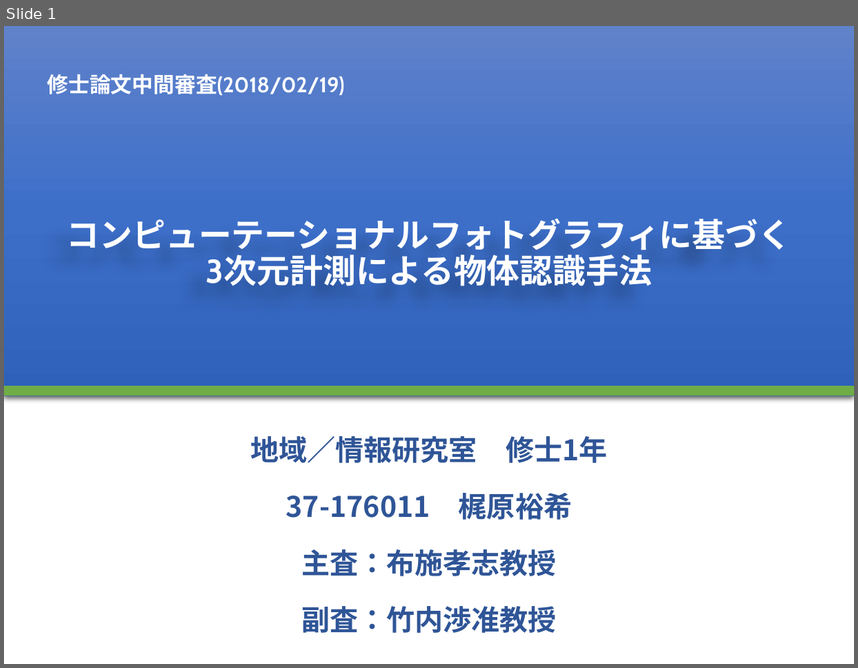
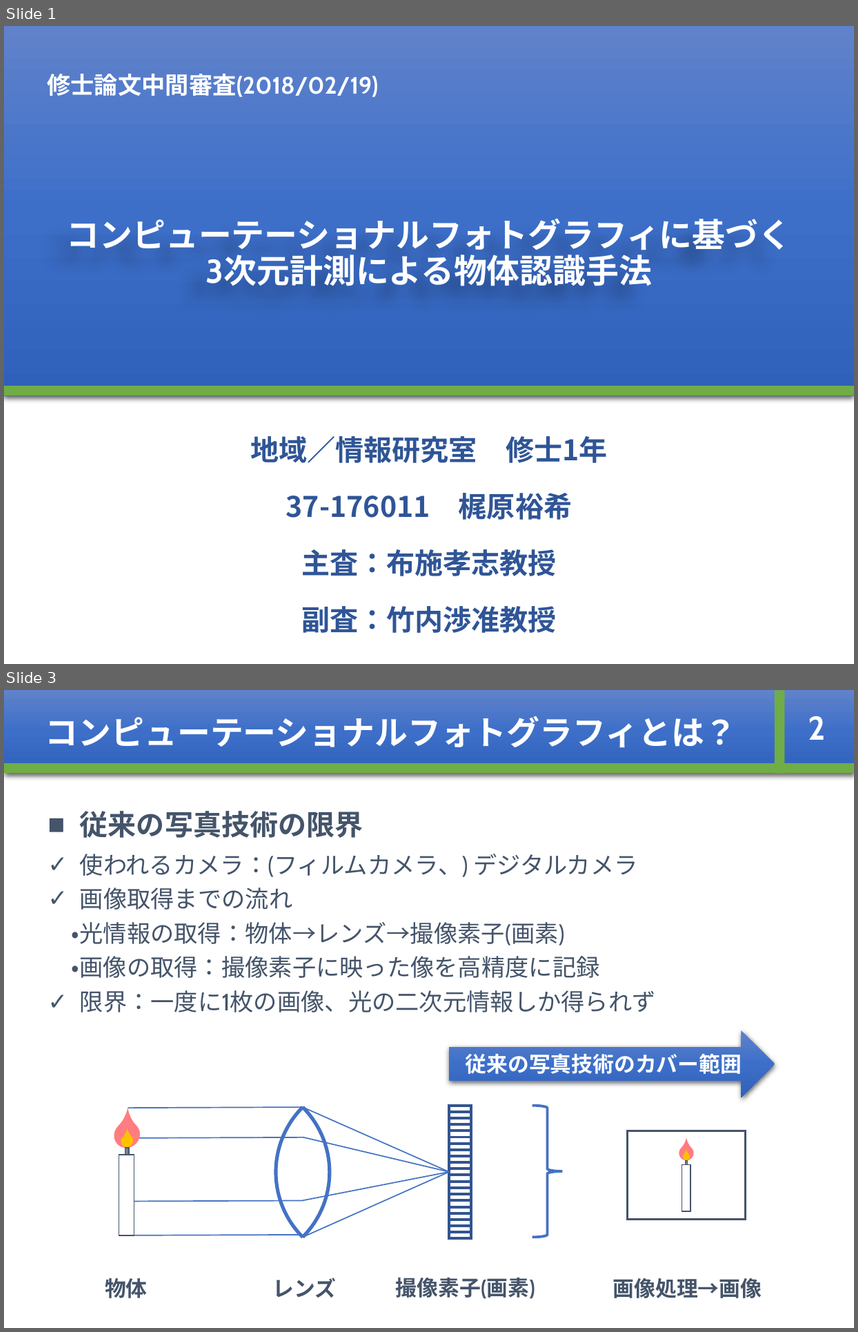
Before and after one commit to whcitizen/citizen_thesis, a slide deck: 03_mid_presentation/mid-presentation_20180219.pptx. Shown one above the other, each under a label of ours: slide 1 before the commit, slides 1 and 3 after it; the slides between them are not shown. The pictures are 858x668 and 858x1332 pixels, drawn with LibreOffice and Linux fonts; fonts in the diff are those of the drawing. Boxes give left, top, right and bottom in pixels: in the first picture for what was removed or moved away, otherwise in the second. Text is boxed around its words. In the diff, an @@ line names an element or a change of style, - is before the commit and + after.

Commit message:
180215 15:30
中間発表資料を大幅更新

```diff
--- a/03_mid_presentation/mid-presentation_20180219.pptx
+++ b/03_mid_presentation/mid-presentation_20180219.pptx
@@ slide 3 added at (x1=4, y1=690, x2=854, y2=1328), background #FFFFFF @@
@@ rectangle added at (x1=4, y1=690, x2=854, y2=773), fill gradient #6183CB to #3E70CA to #3062BB, 28 pt, text #FFFFFF, bold @@
+コンピューテーショナルフォトグラフィとは？
@@ rectangle added at (x1=775, y1=690, x2=785, y2=773), fill #70AD47 @@
@@ text added at (x1=808, y1=716, x2=825, y2=740), 28 pt, text #FFFFFF, bold @@
+2
@@ rectangle added at (x1=4, y1=763, x2=854, y2=773), fill #70AD47 @@
@@ text added at (x1=72, y1=811, x2=656, y2=1012), 20 pt, text #44546A @@
+■ 従来の写真技術の限界
+✓ 使われるカメラ：(フィルムカメラ、) デジタルカメラ
+✓ 画像取得までの流れ
+・光情報の取得：物体→レンズ→撮像素子(画素)
+・画像の取得：撮像素子に映った像を高精度に記録
+✓ 限界：一度に1枚の画像、光の二次元情報しか得られず
@@ right arrow added at (x1=450, y1=1030, x2=775, y2=1097), fill gradient #6183CB to #3E70CA to #3062BB, 18 pt, text #FFFFFF, bold @@
+従来の写真技術のカバー範囲
@@ arc (boxed as its full ellipse) added at (x1=108, y1=1042, x2=368, y2=1302), outline #4472C4 3 pt @@
@@ arc (boxed as its full ellipse) added at (x1=238, y1=1042, x2=497, y2=1302), outline #4472C4 3 pt @@
@@ line added from (302, 1107) to (128, 1107), #4472C4 1 pt @@
@@ line added from (302, 1107) to (450, 1171), #4472C4 1 pt @@
@@ right brace added at (x1=532, y1=1105, x2=562, y2=1236), outline #4472C4 2.25 pt @@
@@ group added at (x1=108, y1=1116, x2=145, y2=1235): 2 rectangles, 2 teardrops @@
@@ line added from (302, 1137) to (128, 1138), #4472C4 1 pt @@
@@ line added from (302, 1137) to (450, 1171), #4472C4 1 pt @@
@@ group added at (x1=627, y1=1130, x2=745, y2=1219): 3 rectangles, 2 teardrops @@
@@ line added from (302, 1236) to (450, 1171), #4472C4 1 pt @@
@@ line added from (302, 1200) to (450, 1171), #4472C4 1 pt @@
@@ line added from (302, 1200) to (128, 1201), #4472C4 1 pt @@
@@ line added from (302, 1234) to (128, 1235), #4472C4 1 pt @@
@@ group added at (x1=450, y1=1105, x2=472, y2=1237): 21 rectangles @@
@@ text added at (x1=105, y1=1278, x2=148, y2=1298), 18 pt, text #44546A, bold @@
+物体
@@ text added at (x1=273, y1=1277, x2=337, y2=1297), 18 pt, text #44546A, bold @@
+レンズ
@@ text added at (x1=396, y1=1277, x2=535, y2=1298), 18 pt, text #44546A, bold @@
+撮像素子(画素)
@@ text added at (x1=613, y1=1278, x2=762, y2=1298), 18 pt, text #44546A, bold @@
+画像処理→画像
@@ slide 1 changed as well @@
@@ text "修士論文中間審査(2018/02/19)" at (x1=47, y1=74, x2=378, y2=97): size 18 to 20 pt @@
```
Also in this commit, not shown: 11 other slides changed, 7 other slides added, 3 slides removed.
